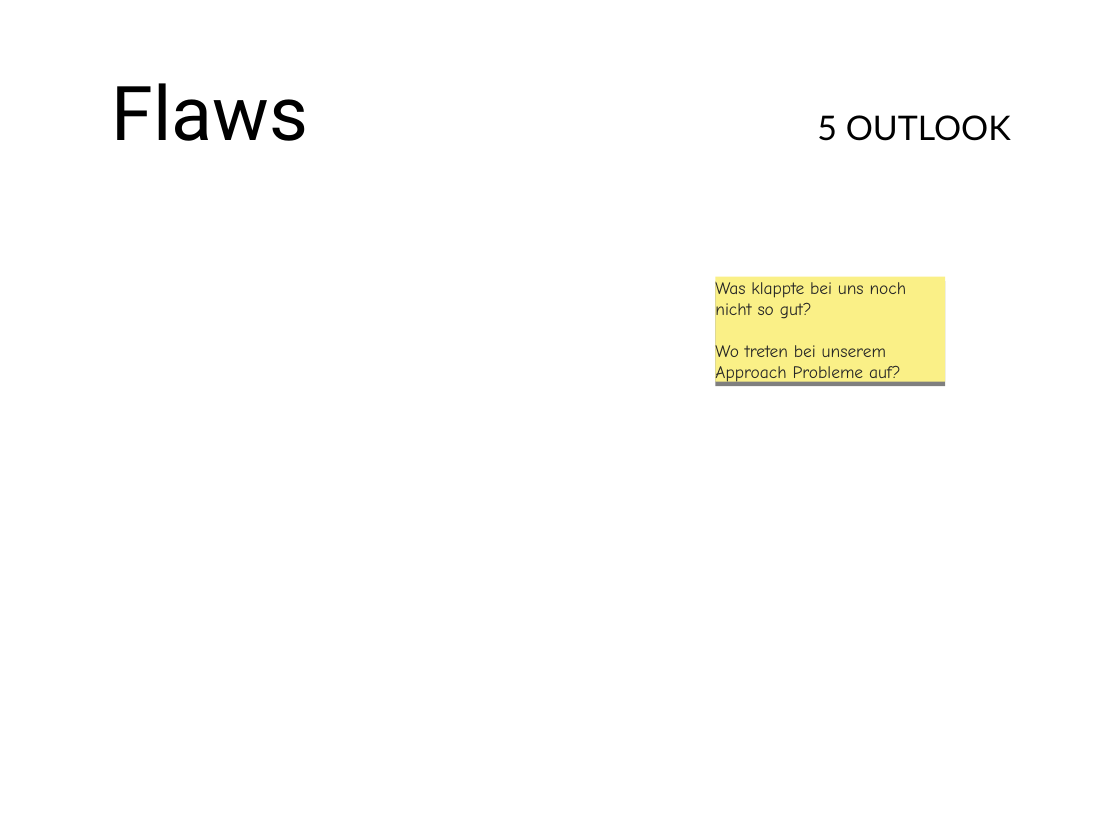
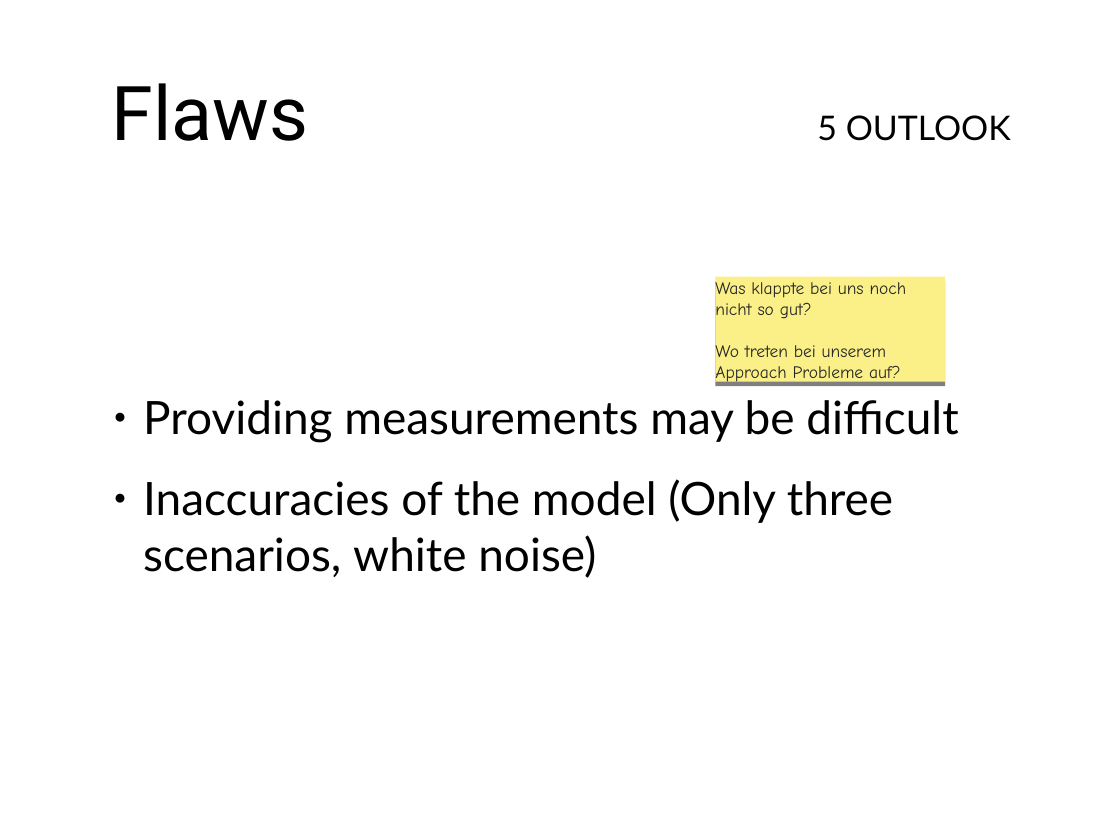
Before and after one commit to bskp/RoboCup-Estimator, a slide deck: slide 12 of Presentation/RobocupEstimatorPresentation.ppt (slide 11 before the commit). Drawn at 1120x840 pixels with LibreOffice and Linux fonts; fonts in the diff are those of the drawing. Boxes give left, top, right and bottom in pixels: in the first picture for what was removed or moved away, otherwise in the second. Text is boxed around its words. In the diff, an @@ line names an element or a change of style, - is before the commit and + after.

```diff
--- a/Presentation/RobocupEstimatorPresentation.ppt
+++ b/Presentation/RobocupEstimatorPresentation.ppt
@@ text added at [143, 400, 958, 578], 42 pt, text #000000 @@
+● Providing measurements may be difficult
+● Inaccuracies of the model (Only three scenarios, white noise)
```
Also in this commit, not shown: 6 other slides changed, 1 slide added, 1 other file.
